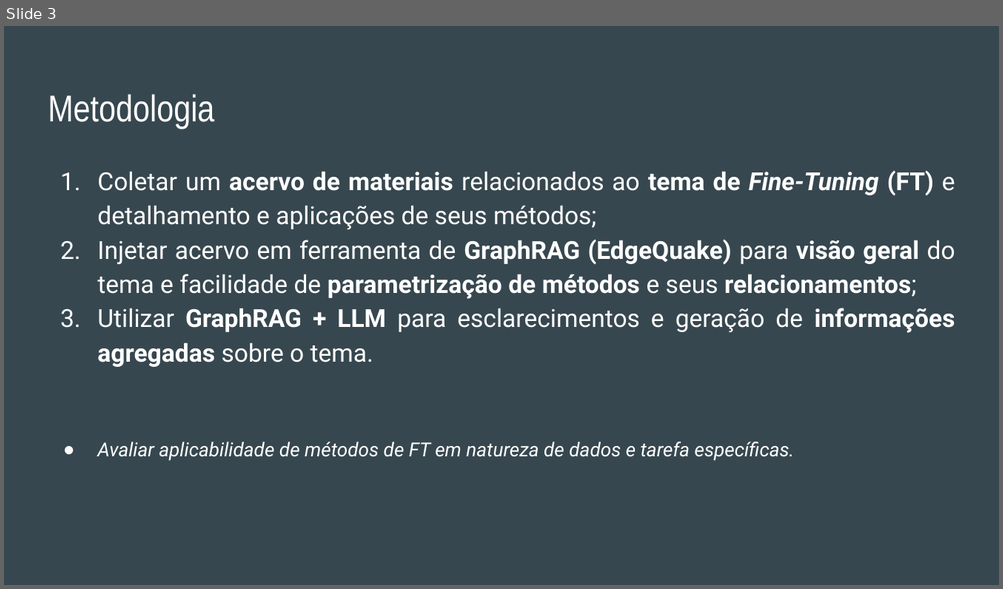
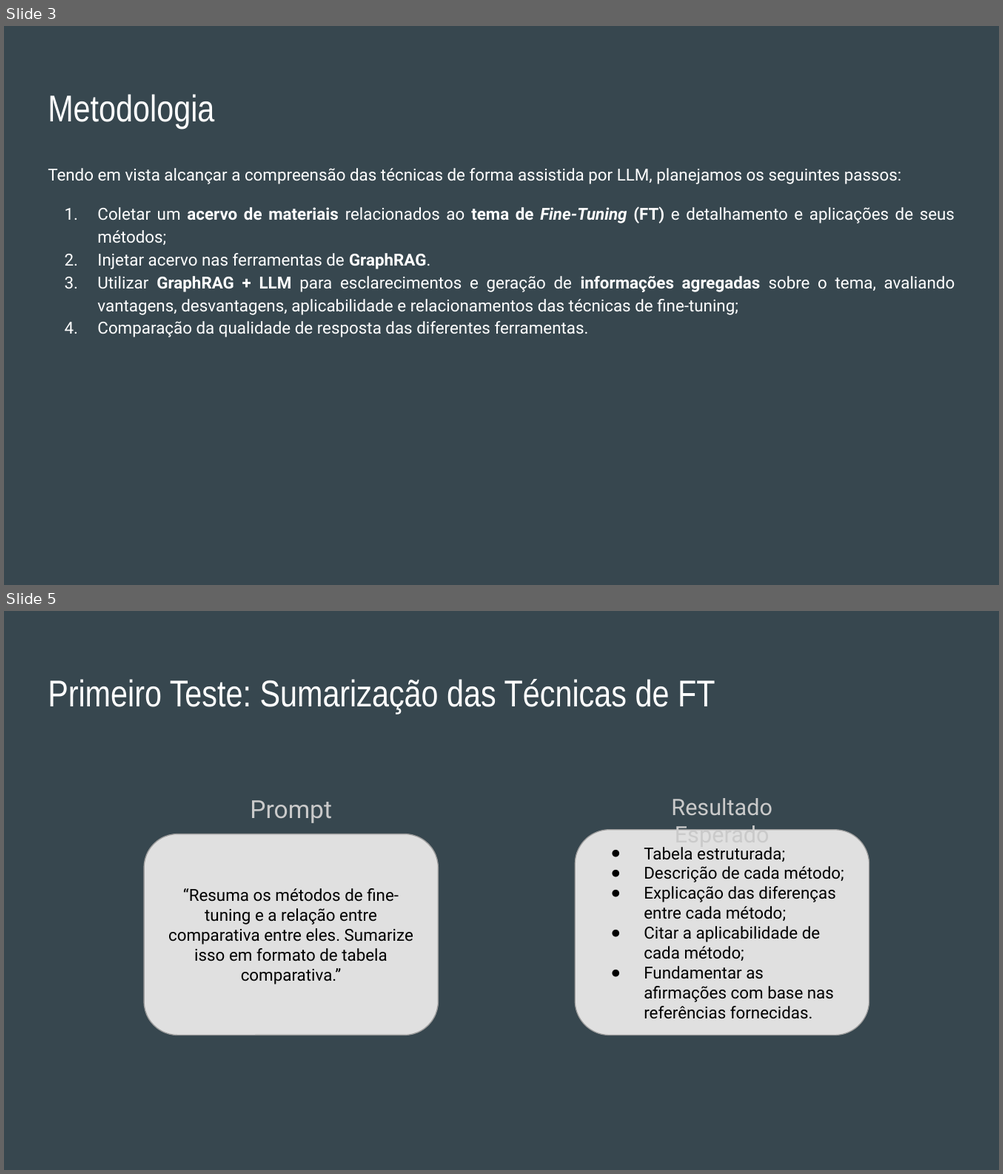
Before and after one commit to tfmiranda/ppgeec2327-t2p2, a slide deck: slides/apresentacao-t2p2.pptx. Shown one above the other, each under a label of ours: slide 3 before the commit, slides 3 and 5 after it; the slides between them are not shown. The pictures are 1003x589 and 1003x1174 pixels, drawn with LibreOffice and Linux fonts; fonts in the diff are those of the drawing. Boxes give left, top, right and bottom in pixels: in the first picture for what was removed or moved away, otherwise in the second. Text is boxed around its words. In the diff, an @@ line names an element or a change of style, - is before the commit and + after.

```diff
--- a/slides/apresentacao-t2p2.pptx
+++ b/slides/apresentacao-t2p2.pptx
@@ slide 5 added at <box>4,611,999,1170</box>, background #37474F @@
@@ title added at <box>48,679,714,714</box>, 27 pt, text #FFFFFF @@
+Primeiro Teste: Sumarização das Técnicas de FT
@@ text added at <box>250,800,332,823</box>, 18 pt, text #CACACA @@
+Prompt
@@ text added at <box>671,798,772,848</box>, 16.5 pt, text #CACACA @@
+Resultado Esperado
@@ rounded rectangle added at <box>575,830,869,1036</box>, fill #E0E0E0, outline #9E9E9E 0.69 pt, 12 pt, text #000000 @@
+● Tabela estruturada;
+● Descrição de cada método;
+● Explicação das diferenças entre cada método;
+● Citar a aplicabilidade de cada método;
+● Fundamentar as afirmações com base nas referências fornecidas.
@@ rounded rectangle added at <box>145,834,438,1035</box>, fill #E0E0E0, outline #9E9E9E 0.75 pt, 12 pt, text #000000 @@
+“Resuma os métodos de fine-tuning e a relação entre comparativa entre eles. Sumarize isso em formato de tabela comparativa.”
@@ slide 3 changed as well @@
@@ text at <box>48,168,902,184</box>: paragraph added @@
+Tendo em vista alcançar a compreensão das técnicas de forma assistida por LLM, planejamos os seguintes passos:
@@ text at <box>97,207,954,245</box>: size 18 to 12 pt in "Coletar um acervo de materiais relacionados ao ..."; indent changed; more space between paragraphs @@
@@ text at <box>97,253,955,338</box>: text changed; size 18 to 12 pt @@
-2. Injetar acervo em ferramenta de GraphRAG (EdgeQuake) para visão geral do tema e facilidade de parametrização de métodos e seus relacionamentos;
-3. Utilizar GraphRAG + LLM para esclarecimentos e geração de informações agregadas sobre o tema.
-● Avaliar aplicabilidade de métodos de FT em natureza de dados e tarefa específicas.
+2. Injetar acervo nas ferramentas de GraphRAG.
+3. Utilizar GraphRAG + LLM para esclarecimentos e geração de informações agregadas sobre o tema, avaliando vantagens, desvantagens, aplicabilidade e relacionamentos das técnicas de fine-tuning;
+4. Comparação da qualidade de resposta das diferentes ferramentas.
```
Also in this commit, not shown: 3 other slides changed, 7 other slides added, 1 slide removed.
